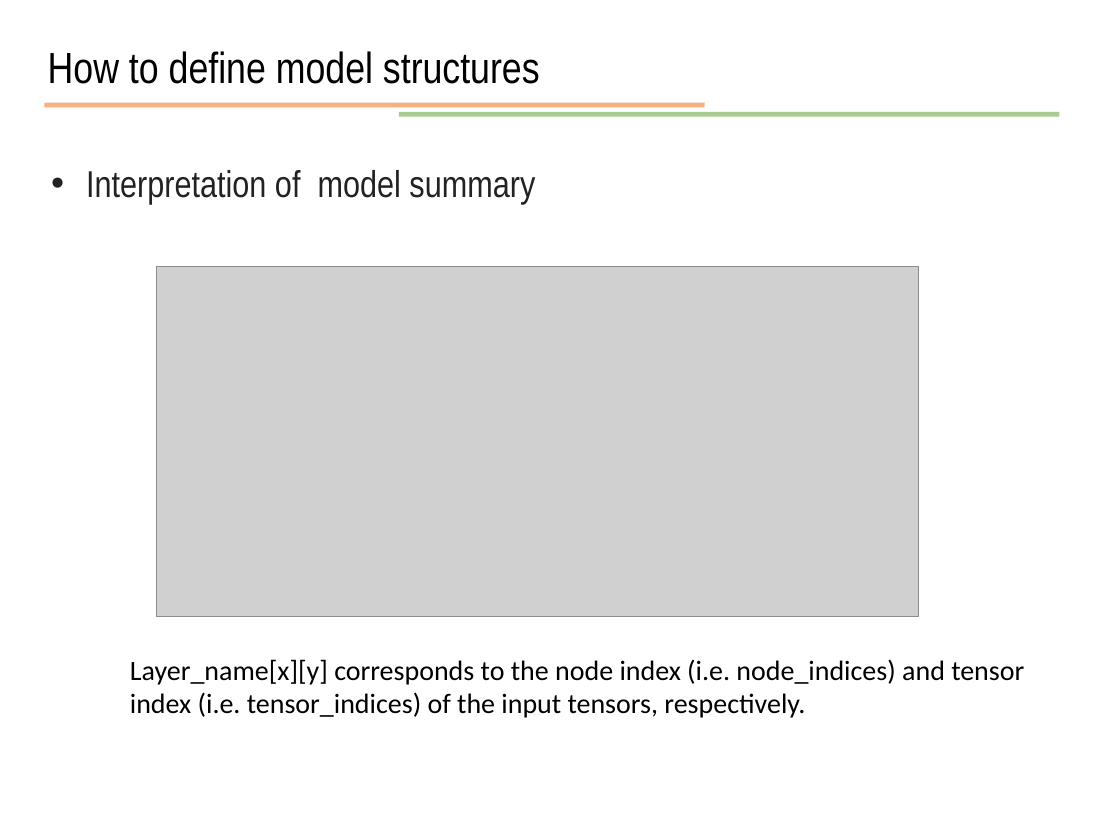
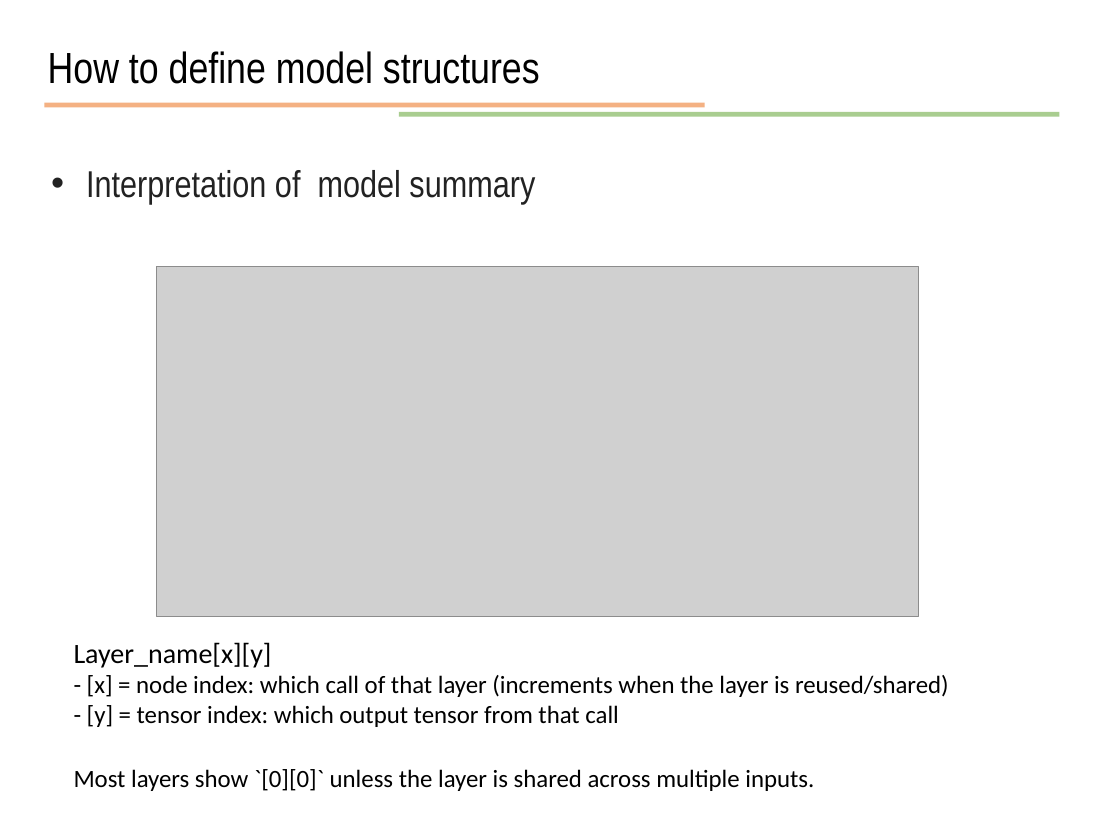
Before and after one commit to JunetaeKim/DeepLearningClass, a slide deck: slide 30 of Week9/week9 Introduction to tensorflow.pptx. Drawn at 1120x840 pixels with LibreOffice and Linux fonts; fonts in the diff are those of the drawing; grey boxes stand for pictures. Boxes give left, top, right and bottom in pixels: in the first picture for what was removed or moved away, otherwise in the second. Text is boxed around its words. In the diff, an @@ line names an element or a change of style, - is before the commit and + after.

```diff
--- a/Week9/week9 Introduction to tensorflow.pptx
+++ b/Week9/week9 Introduction to tensorflow.pptx
@@ text at (74,642,949,791): text changed; size 18 to 16 pt @@
-Layer_name[x][y] corresponds to the node index (i.e. node_indices) and tensor index (i.e. tensor_indices) of the input tensors, respectively.
+Layer_name[x][y]
+- [x] = node index: which call of that layer (increments when the layer is reused/shared)
+- [y] = tensor index: which output tensor from that call
+Most layers show `[0][0]` unless the layer is shared across multiple inputs.
```
Also in this commit, not shown: 3 other files.
